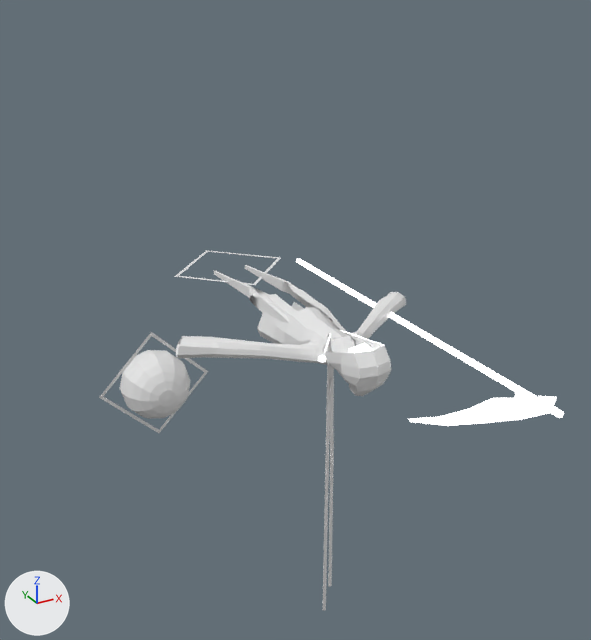
An edit to the FBX model NotAllSheep/Assets/Art/18_06_18/Reaper_02_Animation_03.fbx, drawn before and after from the same camera.
Both versions are drawn from a 50 mm camera at (-6.48, -20.07, 11.07) aimed at (2.0, -4.66, 3.37). The axes (+X, +Y, +Z) are drawn at lower left. The lights are the same throughout. Where no turn or scale is listed for an object, it has been applied to the vertices.
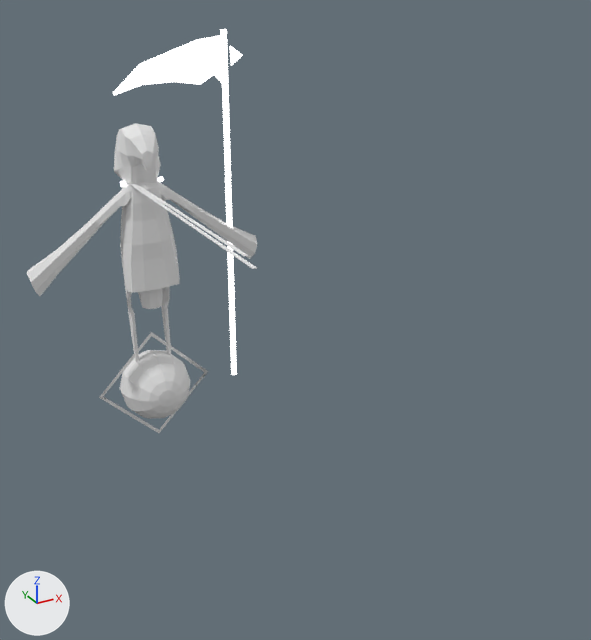
What differs and where, as boxes (x1, y1, x2, y2) in the pictures (591 x 640 px):
'Cube.008', reshaped, moved, turned
    before: (296, 259, 564, 426)
    after: (113, 29, 243, 375)
'Cube.005', moved, turned
    before: (176, 292, 406, 364)
    after: (27, 181, 257, 309)
'Plane.003', moved, turned
    before: (257, 289, 353, 365)
    after: (120, 180, 180, 293)
'Plane.000', moved, turned
    before: (324, 330, 391, 396)
    after: (114, 124, 161, 185)
'Cube', moved, turned
    before: (214, 265, 355, 353)
    after: (120, 184, 171, 362)
'Plane', moved, turned
    before: (323, 361, 334, 611)
    after: (128, 183, 257, 269)
'shape_diamond.001', moved, turned
    before: (174, 250, 281, 285)
    after: (100, 332, 207, 413)
'Cube.001', moved, turned (not visible afterwards)
    before: (349, 343, 374, 353)
'Cube.004', moved, turned
    before: (318, 355, 326, 363)
    after: (120, 176, 164, 187)

The change in detail:
me_cube_002 is used by ob_cube_008; location (4.63, -3.53, 2.97); rotation (1.564, 0.00442, 0.00399), in degrees (90, 0.3, 0.2).
me_cube_002 had 37 vertices, 36 faces and spanned x -2.68..0.5, y -0.07..0.04, z -3.54..6.92.
me_cube_002 now has 37 vertices, 36 faces and spans x -2.91..0.56, y -0.08..0.05, z -3.36..6.27.
me_cube_002 part 1: 37 of 37 vertices moved; they spanned x -2.68..0.5, y -0.07..0.04, z -3.54..6.92 and now span x -2.91..0.56, y -0.08..0.05, z -3.36..6.27; mean shift (-0.02, 0.0, -0.57); largest move (-2.68, -0.01, 5.72) -> (-2.91, -0.01, 4.92).
Object 'Plane' (ob_plane) turns from (90, 0.2, -0) to (0, 0, 0) degrees about x, y and z.
Object 'Plane' (ob_plane) moves from (2.32, -0.3, 3.23) to (0.0, 0.0, 0.0).
Object 'shape_diamond.001' (ob_shape_diamond_001) moves from (2.32, -0.26, 3.23) to (0.0, 0.0, 0.0).
Object 'shape_diamond.001' (ob_shape_diamond_001) turns from (-0.2, 0.2, -0) to (90, 0, 0) degrees about x, y and z.
Object 'Cube.001' (ob_cube_001) turns from (90, 0.2, -0) to (0, 0, 0) degrees about x, y and z.
Object 'Cube.001' (ob_cube_001) moves from (2.31, -7.04, 3.3) to (0.0, 0.05, 6.73).
Object 'Cube.008' (ob_cube_008) moves from (4.63, -3.53, 2.97) to (2.32, -0.26, 3.23).
Object 'Cube.008' (ob_cube_008) turns from (90, 0.3, 0.2) to (-0.2, 0.2, -0) degrees about x, y and z.
Object 'Cube.005' (ob_cube_005) turns from (90, 0.2, -0) to (0, 0, 0) degrees about x, y and z.
Object 'Cube.005' (ob_cube_005) moves from (2.32, -0.29, 3.23) to (0.0, 0.0, -0.02).
Object 'Plane.003' (ob_plane_003) turns from (90, 0.2, -0) to (0, 0, 0) degrees about x, y and z.
Object 'Plane.003' (ob_plane_003) moves from (2.32, -0.3, 3.23) to (0.0, 0.0, 0.0).
Object 'Cube' (ob_cube) turns from (90, 0.2, -0) to (0, 0, 0) degrees about x, y and z.
Object 'Cube' (ob_cube) moves from (2.32, -0.3, 3.23) to (0.0, 0.0, 0.0).
Object 'Plane.000' (ob_plane_000) turns from (90, 0.2, -0) to (0, 0, 0) degrees about x, y and z.
Object 'Plane.000' (ob_plane_000) moves from (2.32, -0.3, 3.23) to (0.0, 0.0, 0.0).
Object 'Cube.004' (ob_cube_004) turns from (90, 0.2, -0) to (0, 0, 0) degrees about x, y and z.
Object 'Cube.004' (ob_cube_004) moves from (2.32, -0.3, 3.23) to (0.0, 0.0, 0.0).
